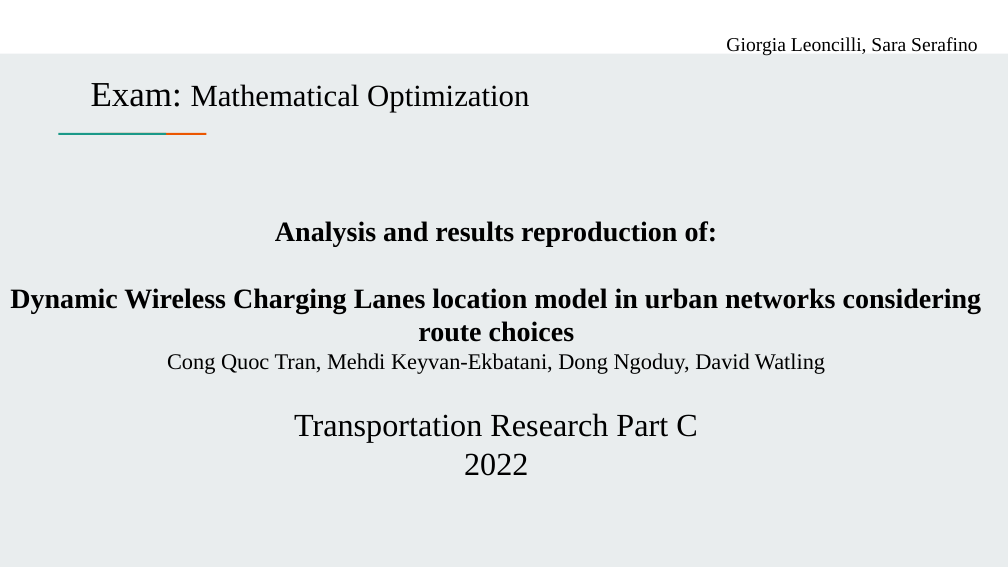
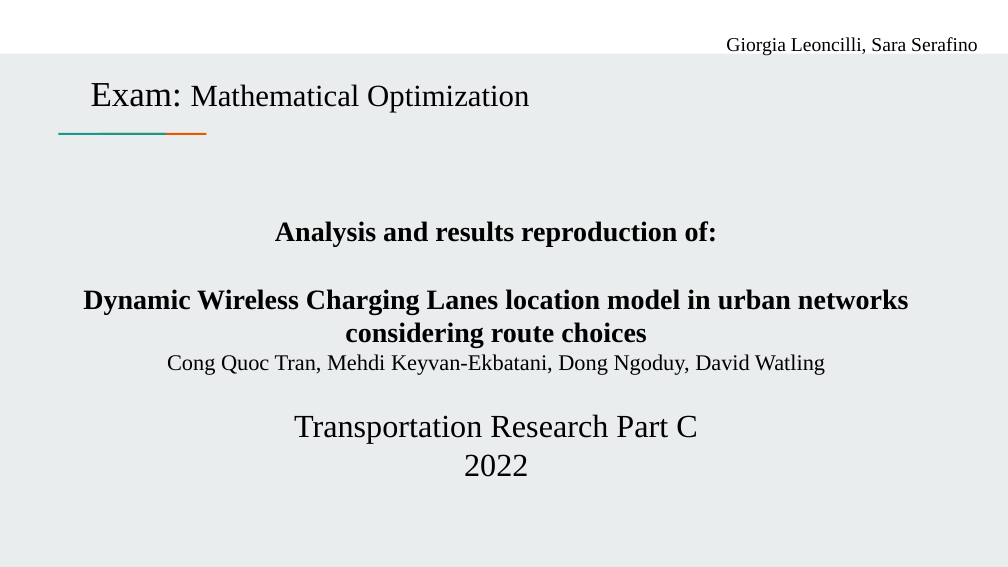
Before and after one commit to saraserafino/WirelessChargingLanes-Optimisation, a slide deck: slide 1 of presentation.pptx. Drawn at 1008x567 pixels with LibreOffice and Linux fonts; fonts in the diff are those of the drawing. Boxes give left, top, right and bottom in pixels: in the first picture for what was removed or moved away, otherwise in the second. Text is boxed around its words. In the diff, an @@ line names an element or a change of style, - is before the commit and + after.

```diff
--- a/presentation.pptx
+++ b/presentation.pptx
@@ text "Analysis and results reproduction of:" rewrapped from box(10, 221, 982, 476) to box(83, 221, 909, 477) @@
```
Also in this commit, not shown: 3 other slides changed.
